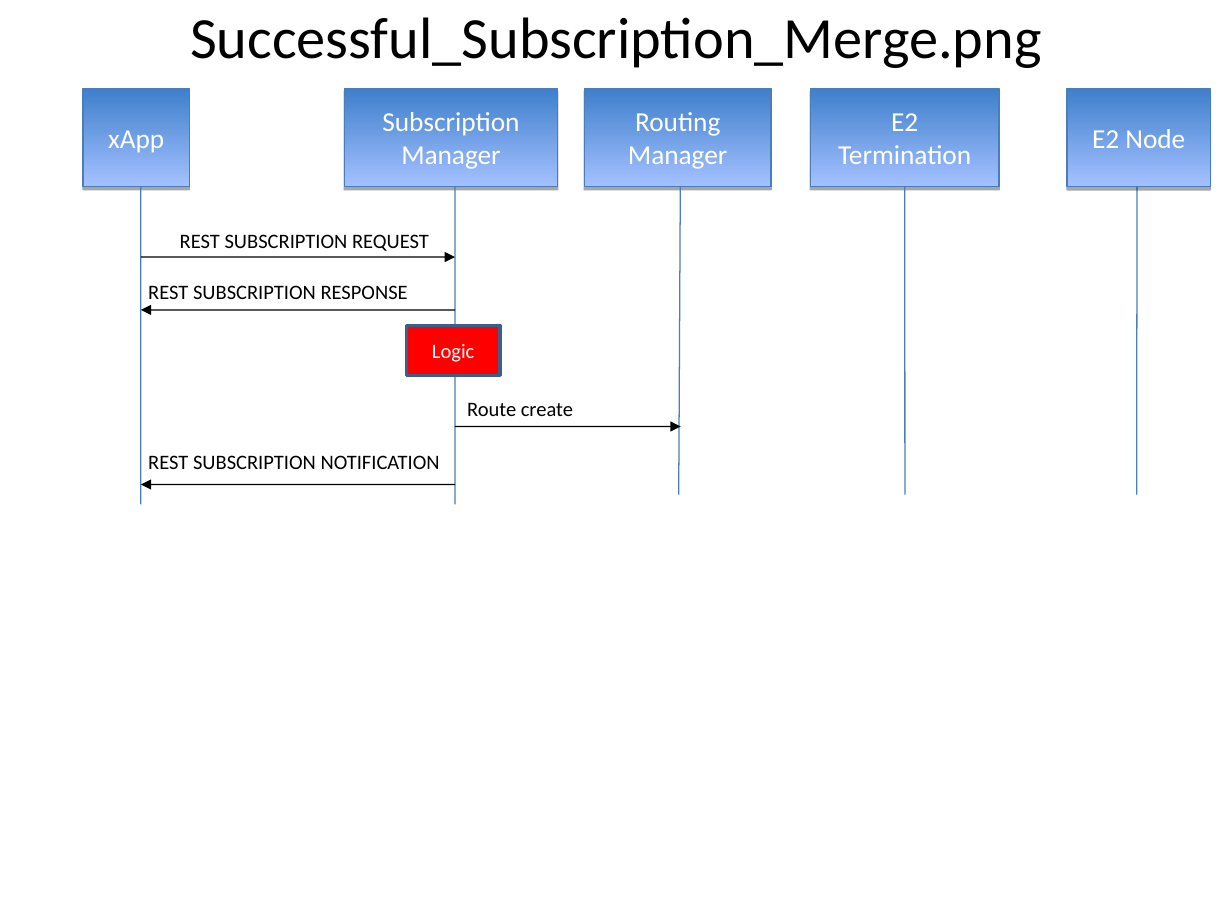
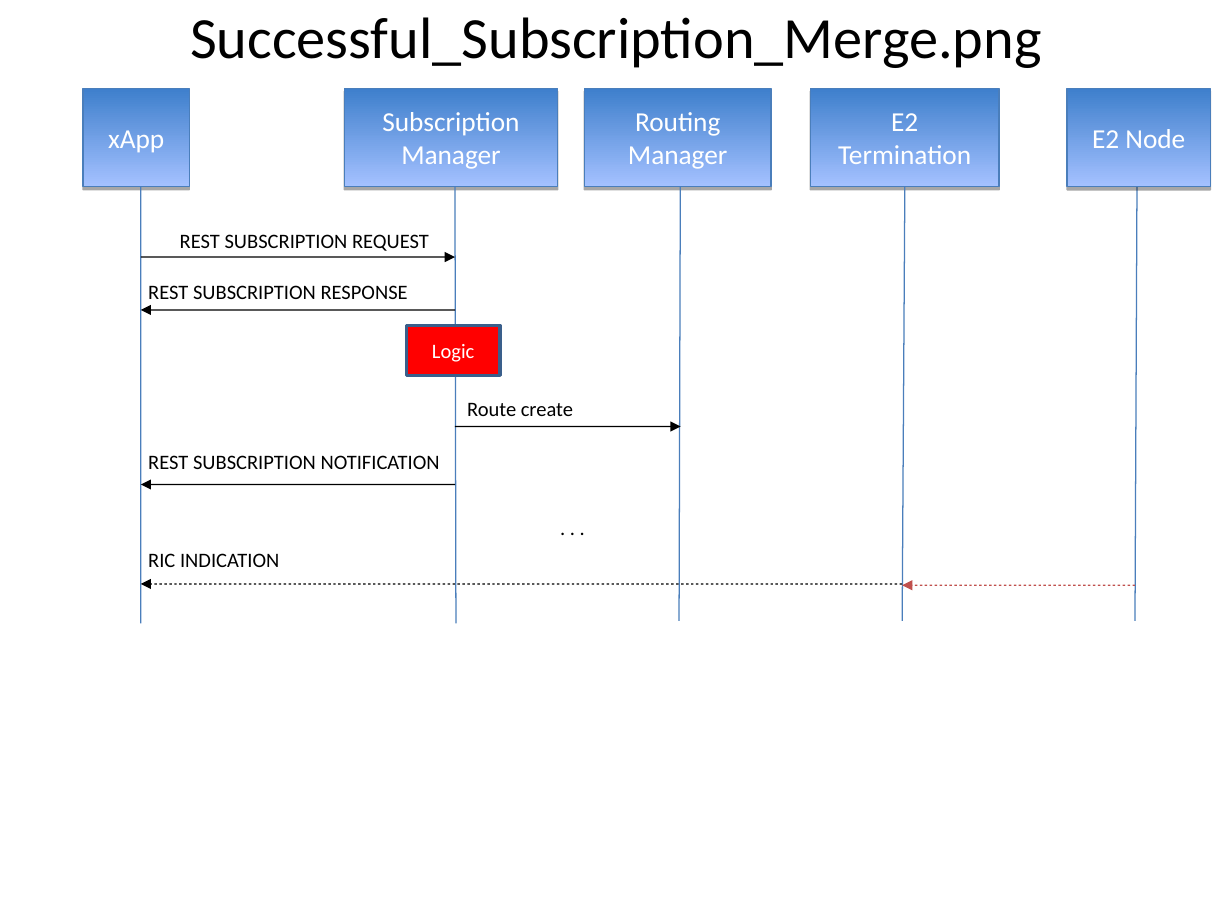
Before and after one commit to o-ran-sc/ric-plt-submgr, a slide deck: slide 9 of docs/images/source/SubManager REST pictures.odp. Drawn at 1232x924 pixels with LibreOffice and Linux fonts; fonts in the diff are those of the drawing. Boxes give left, top, right and bottom in pixels: in the first picture for what was removed or moved away, otherwise in the second. Text is boxed around its words. In the diff, an @@ line names an element or a change of style, - is before the commit and + after.

Commit message:
Subscription REST interface update  - xapp-frame update v0.8.5 -> v0.9.3  - Added REST interface chages introduced in new xapp-frame  - Document updated  - Added workarouds in dockerfile for outdated base image problem

```diff
--- a/docs/images/source/SubManager REST pictures.odp
+++ b/docs/images/source/SubManager REST pictures.odp
@@ line moved from (140, 187) - (140, 504) to (140, 187) - (140, 623) @@
@@ line moved from (455, 187) - (455, 504) to (455, 187) - (456, 623) @@
@@ line moved from (680, 187) - (679, 495) to (680, 187) - (679, 621) @@
@@ line moved from (904, 187) - (904, 495) to (904, 187) - (902, 621) @@
@@ line moved from (1137, 187) - (1137, 495) to (1137, 187) - (1135, 621) @@
@@ text added at bbox=[548, 509, 616, 546], 12 pt, text #000000 @@
+. . .
@@ text added at bbox=[148, 553, 279, 567], 12 pt, text #000000 @@
+RIC INDICATION
@@ arrow added from (902, 584) to (140, 584), #000000 0.74 pt @@
@@ arrow added from (1135, 585) to (902, 585), #C0504D 0.74 pt @@
```
Also in this commit, not shown: 4 other slides changed, 12 other files.
